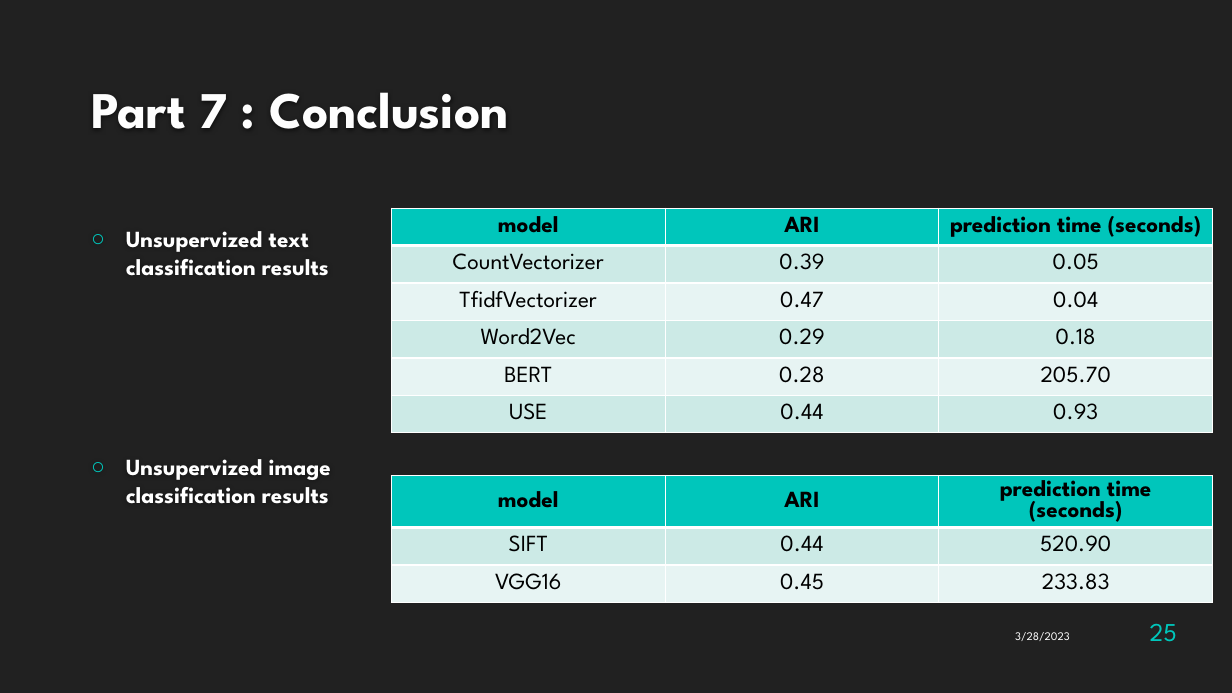
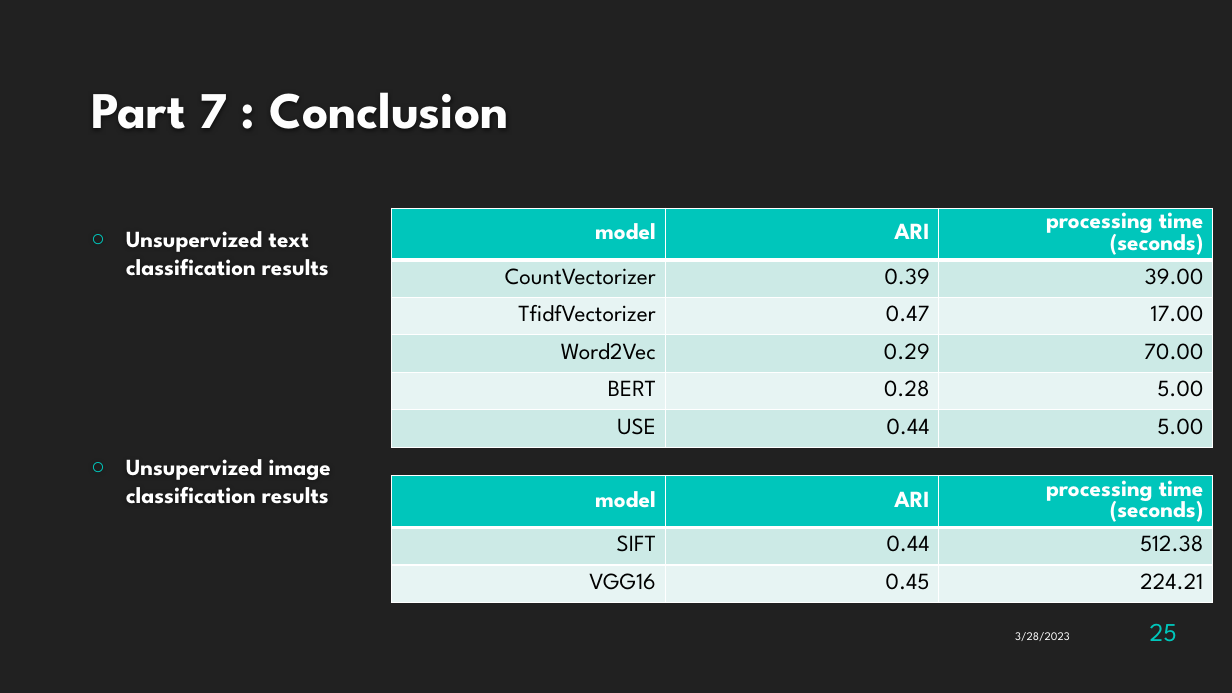
Before and after one commit to Antoine1608/OC-DS-P6-Classifiez_automatiquement_biens_consommation, a slide deck: slide 25 of Naudy_Antoine_5_presentation_032023.pptx. Drawn at 1232x693 pixels with LibreOffice and Linux fonts; fonts in the diff are those of the drawing; background and template pictures are left out. Boxes give left, top, right and bottom in pixels: in the first picture for what was removed or moved away, otherwise in the second. Text is boxed around its words. In the diff, an @@ line names an element or a change of style, - is before the commit and + after.

```diff
--- a/Naudy_Antoine_5_presentation_032023.pptx
+++ b/Naudy_Antoine_5_presentation_032023.pptx
@@ table at <box>392,208,1213,460</box> @@
-row 1, column 3: prediction time (seconds)
+row 1, column 3: processing time (seconds)
-row 2, column 3: 0.05
+row 2, column 3: 39.00
-row 3, column 3: 0.04
+row 3, column 3: 17.00
-row 4, column 3: 0.18
+row 4, column 3: 70.00
-row 5, column 3: 205.70
+row 5, column 3: 5.00
-row 6, column 3: 0.93
+row 6, column 3: 5.00
@@ text colour #000000 to #FFFFFF in "model", "ARI" @@
@@ alignment centre to right @@
@@ table at <box>392,476,1213,616</box> @@
-row 1, column 3: prediction time / (seconds)
+row 1, column 3: processing time (seconds)
-row 2, column 3: 520.90
+row 2, column 3: 512.38
-row 3, column 3: 233.83
+row 3, column 3: 224.21
@@ text colour #000000 to #FFFFFF in "model", "ARI" @@
@@ alignment centre to right @@
```
Also in this commit, not shown: 3 other slides changed, 3 other files.
